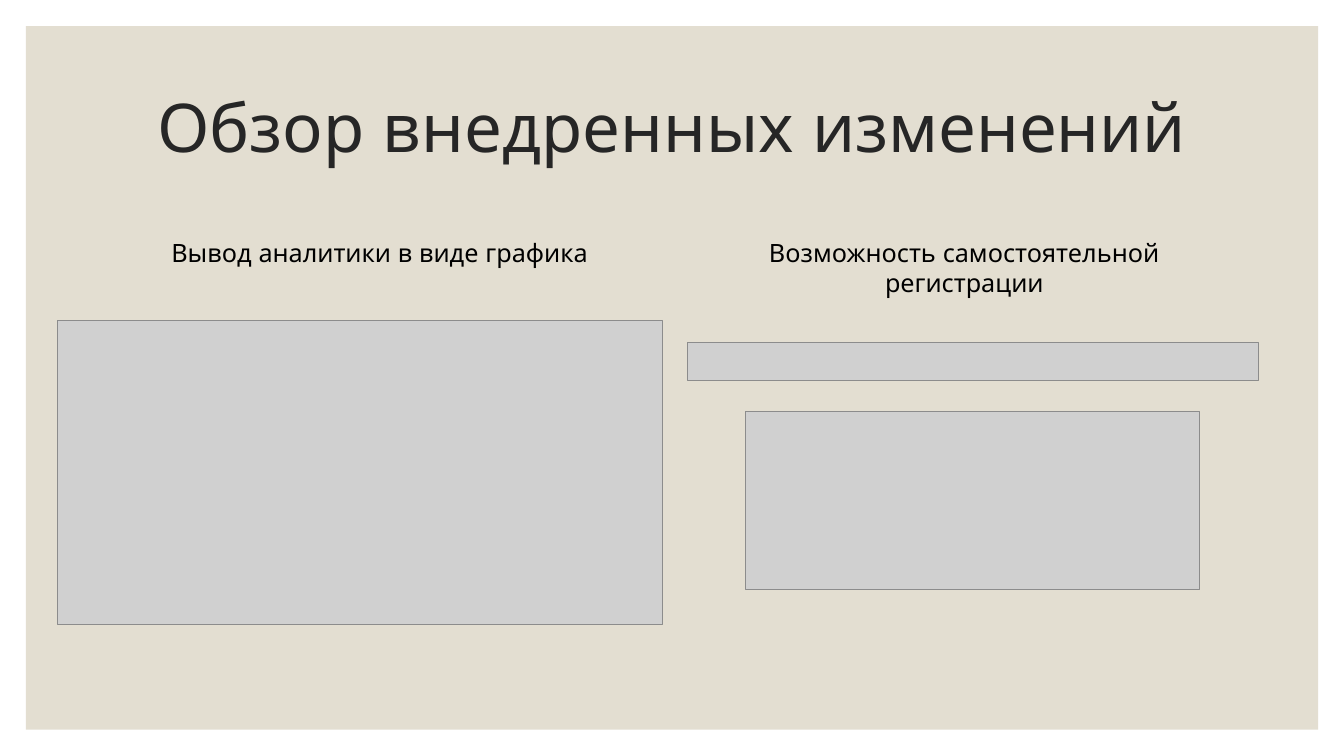
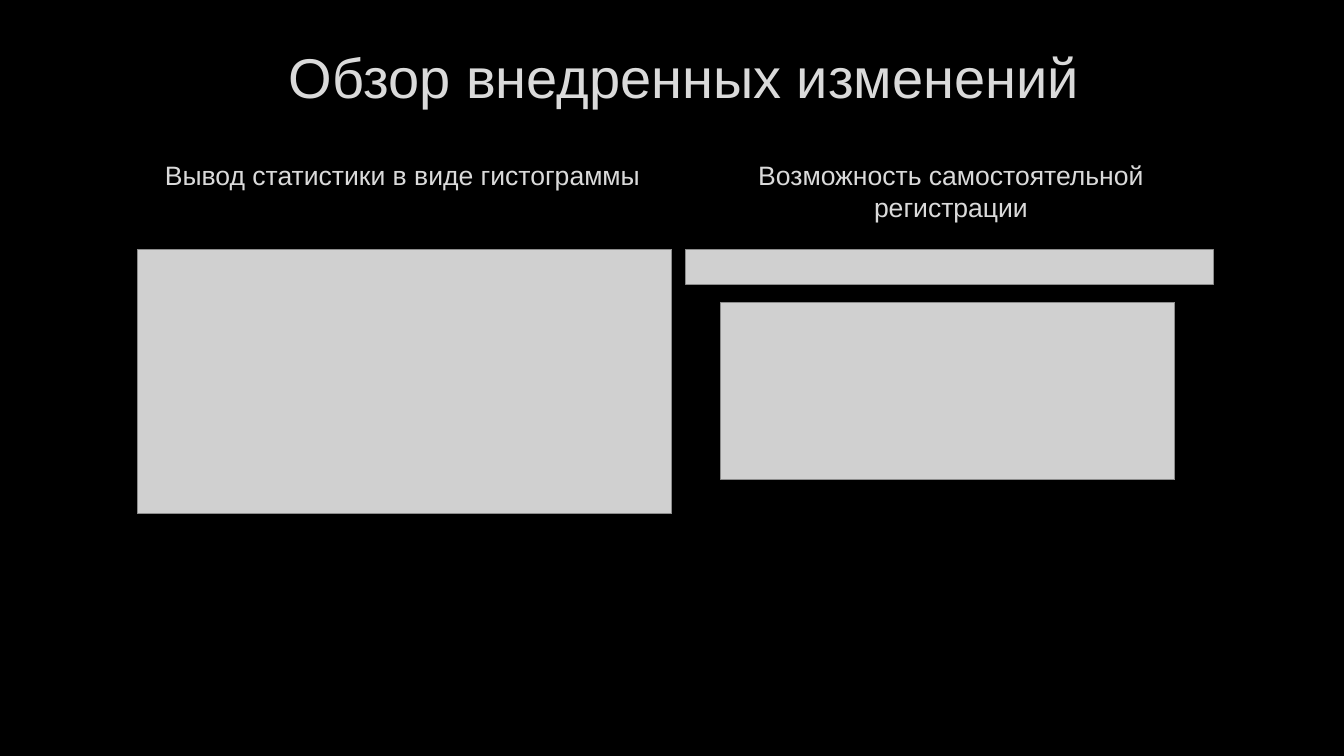
Before and after one commit to PolMarzia/diplom, a slide deck: slide 10 of Prez.pptx. Drawn at 1344x756 pixels with LibreOffice and Linux fonts; fonts in the diff are those of the drawing; grey boxes stand for pictures; background and template pictures are left out. Boxes give left, top, right and bottom in pixels: in the first picture for what was removed or moved away, otherwise in the second. Text is boxed around its words. In the diff, an @@ line names an element or a change of style, - is before the commit and + after.

```diff
--- a/Prez.pptx
+++ b/Prez.pptx
@@ background #FFFFFF to picture (left out) @@
@@ rectangle removed at bbox=[26, 26, 1319, 730] @@
@@ title "Обзор внедренных изменений": place and size @@
-title "Обзор внедренных изменений" at bbox=[157, 100, 1186, 168]
+title "Обзор внедренных изменений" at bbox=[289, 56, 1079, 108]
@@ title "Обзор внедренных изменений" at bbox=[289, 56, 1079, 108]: size 48 to 40 pt, font Quicksand to Arial, text colour #262626 to #DADADA, letter outline none to #404040 0.75 pt; line spacing 0.9 to 1 @@
@@ text at bbox=[165, 166, 640, 191]: text changed; size 18 to 19 pt; font Quicksand to Arial; text colour #000000 to #DADADA @@
-Вывод аналитики в виде графика
+Вывод статистики в виде гистограммы
@@ text "Возможность самостоятельной регистрации": place and size @@
-text "Возможность самостоятельной регистрации" at bbox=[769, 243, 1160, 298]
+text "Возможность самостоятельной регистрации" at bbox=[758, 165, 1144, 223]
@@ text "Возможность самостоятельной регистрации" at bbox=[758, 165, 1144, 223]: size 18 to 19 pt, font Quicksand to Arial, text colour #000000 to #DADADA, letter outline none to #404040 0.75 pt @@
@@ picture: place and size @@
-picture at bbox=[57, 321, 662, 625]
+picture at bbox=[137, 249, 671, 513]
@@ picture: place and size @@
-picture at bbox=[688, 343, 1259, 381]
+picture at bbox=[686, 249, 1214, 284]
@@ picture: place and size @@
-picture at bbox=[746, 411, 1201, 589]
+picture at bbox=[721, 302, 1176, 480]
```
Also in this commit, not shown: 15 other slides changed, 1 other file.
